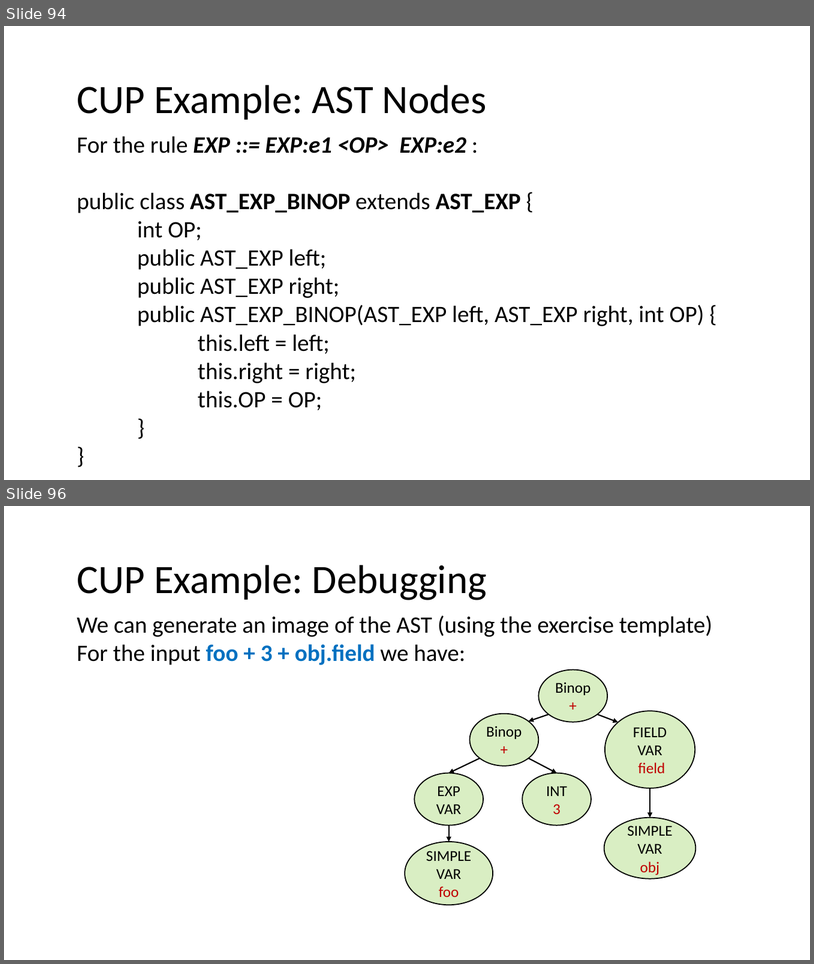
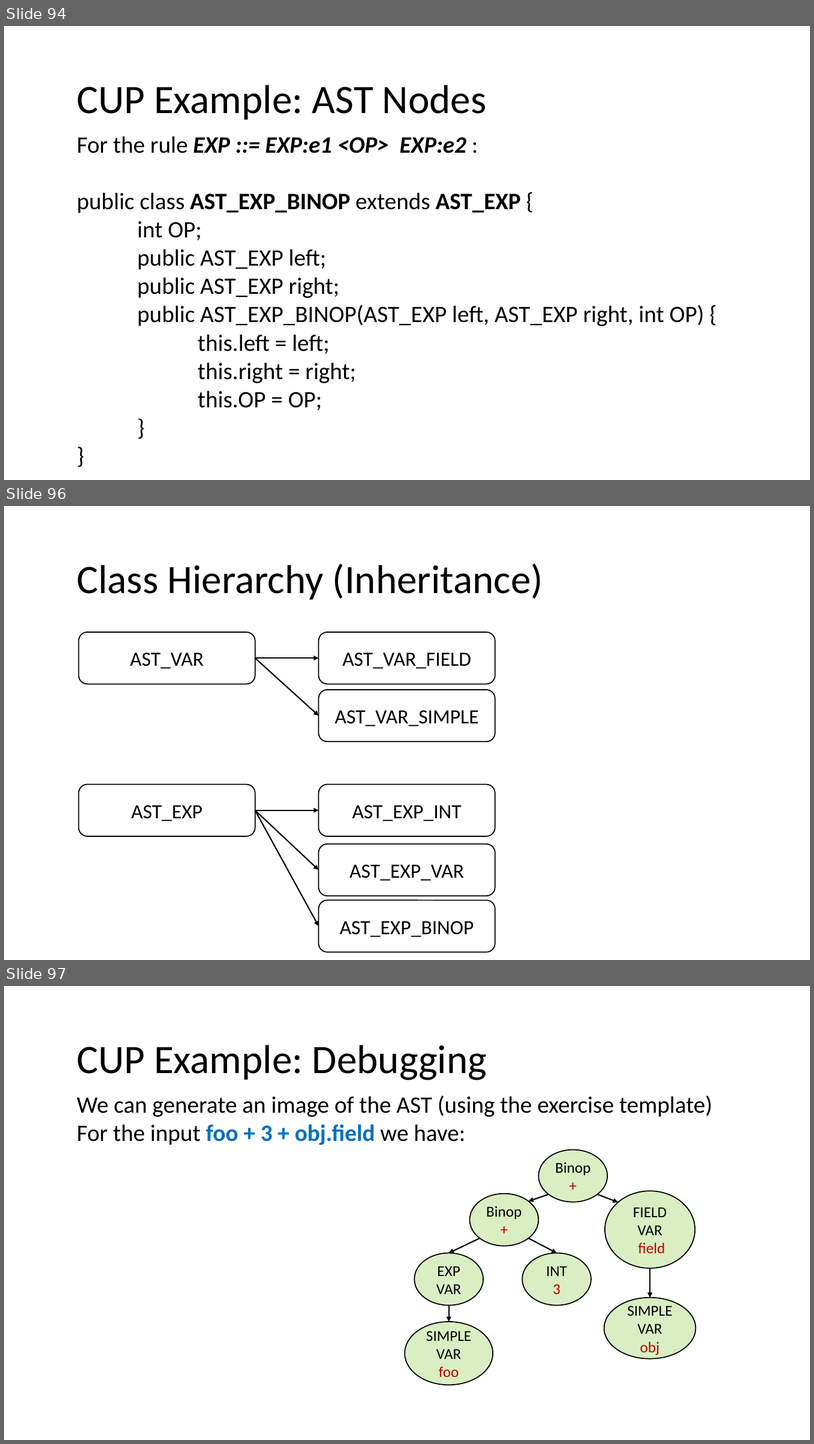
Before and after one commit to nivshani/compilation, a slide deck: slides/bottom_up_parsing.pptx. Shown one above the other, each under a label of ours: slides 94 and 96 before the commit, slides 94, 96 and 97 after it; the slides between them are not shown. The pictures are 814x964 and 814x1444 pixels, drawn with LibreOffice and Linux fonts; fonts in the diff are those of the drawing. Boxes give left, top, right and bottom in pixels: in the first picture for what was removed or moved away, otherwise in the second. Text is boxed around its words. In the diff, an @@ line names an element or a change of style, - is before the commit and + after.

```diff
--- a/slides/bottom_up_parsing.pptx
+++ b/slides/bottom_up_parsing.pptx
@@ slide 96 added at [4, 506, 810, 960], background #FFFFFF @@
@@ text added at [77, 564, 543, 600], 48 pt, text #000000 @@
+Class Hierarchy (Inheritance)
@@ rounded rectangle added at [79, 632, 255, 684], fill #FFFFFF, outline #000000 1.25 pt, 24 pt, text #000000 @@
+AST_VAR
@@ rounded rectangle added at [318, 632, 495, 684], fill #FFFFFF, outline #000000 1.25 pt, 24 pt, text #000000 @@
+AST_VAR_FIELD
@@ arrow added from (255, 658) to (318, 658), #000000 1.5 pt @@
@@ arrow added from (255, 658) to (318, 715), #000000 1.5 pt @@
@@ rounded rectangle added at [318, 690, 495, 741], fill #FFFFFF, outline #000000 1.25 pt, 24 pt, text #000000 @@
+AST_VAR_SIMPLE
@@ rounded rectangle added at [79, 784, 255, 837], fill #FFFFFF, outline #000000 1.25 pt, 24 pt, text #000000 @@
+AST_EXP
@@ rounded rectangle added at [318, 784, 495, 837], fill #FFFFFF, outline #000000 1.25 pt, 24 pt, text #000000 @@
+AST_EXP_INT
@@ arrow added from (255, 810) to (318, 810), #000000 1.5 pt @@
@@ arrow added from (255, 810) to (318, 870), #000000 1.5 pt @@
@@ arrow added from (255, 810) to (318, 926), #000000 1.5 pt @@
@@ rounded rectangle added at [318, 844, 495, 895], fill #FFFFFF, outline #000000 1.25 pt, 24 pt, text #000000 @@
+AST_EXP_VAR
@@ rounded rectangle added at [318, 900, 495, 952], fill #FFFFFF, outline #000000 1.25 pt, 24 pt, text #000000 @@
+AST_EXP_BINOP
@@ what was slide 96 is now slide 97 @@
```
Also in this commit, not shown: 3 slides changed, 1 other file.
